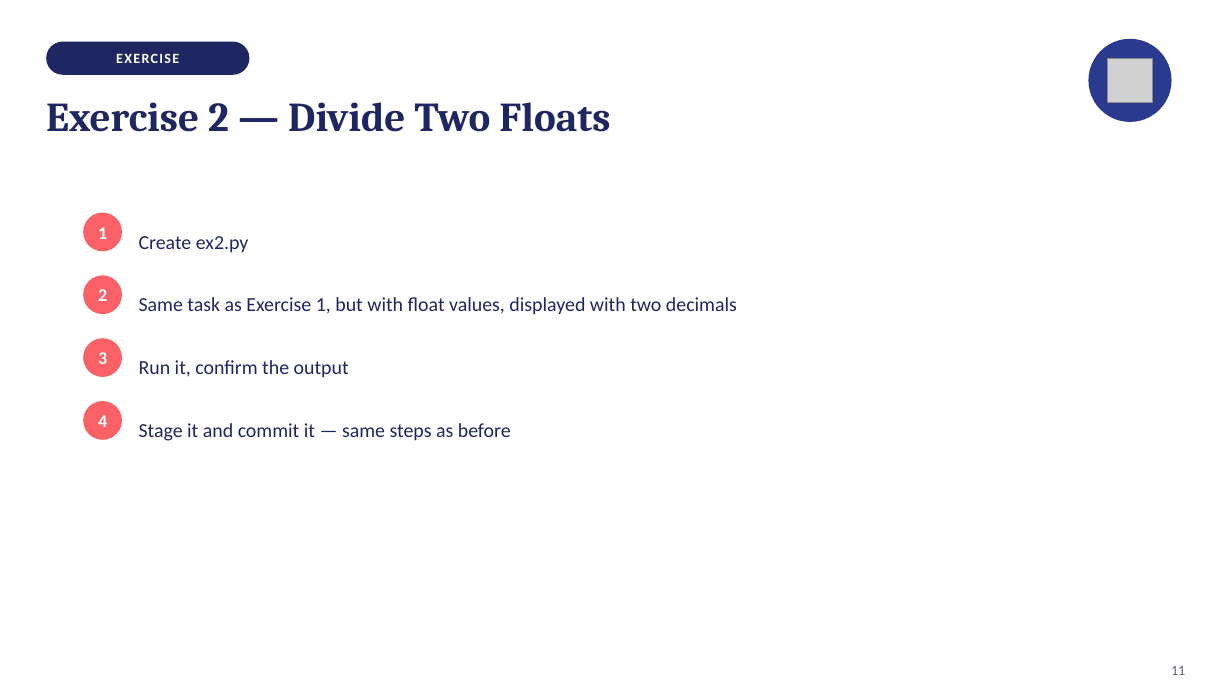
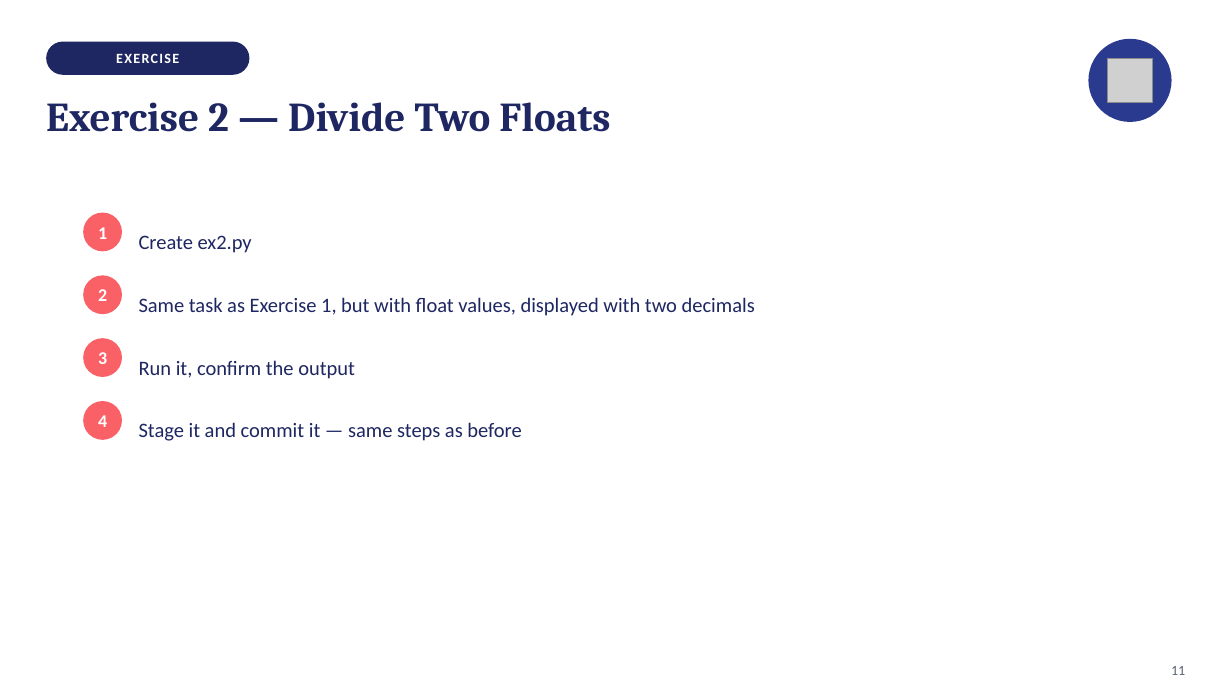
Before and after one commit to isabelhovdahl/TECH2, a slide deck: slide 11 of workshops/week02/git_slides.pptx. Drawn at 1232x693 pixels with LibreOffice and Linux fonts; fonts in the diff are those of the drawing; grey boxes stand for pictures. Boxes give left, top, right and bottom in pixels: in the first picture for what was removed or moved away, otherwise in the second. Text is boxed around its words. In the diff, an @@ line names an element or a change of style, - is before the commit and + after.

```diff
--- a/workshops/week02/git_slides.pptx
+++ b/workshops/week02/git_slides.pptx
@@ size 15.5 to 16 pt in 4 elements at bbox=[139, 235, 252, 253], bbox=[139, 297, 755, 316], bbox=[139, 360, 355, 379], bbox=[139, 422, 521, 441] @@
```
Also in this commit, not shown: 12 other slides changed, 1 other file.
